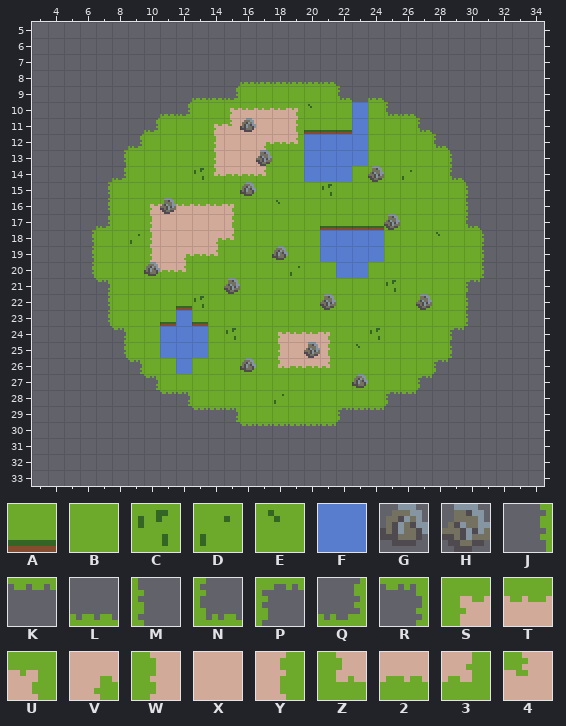
Level history. Tiled map: assets/data/map1.tmx. The first picture shows the starting point.
Cells are 8x8 px. Shown: x 3..34, y 5..33. The old version is drawn lined up with the new one.
Key: from "tileset": A 0, B 1, C 2, D 3, E 4, F 25, G 50, H 51, J 75, K 76, L 77, M 78, N 79, P 80, Q 81, R 82, S 100, T 101, U 102, V 103, W 125, X 126, Y 127, Z 150, 2 151, 3 152, 4 155.
_ is an empty cell.
Layer "background" before, first column x 3:
 5 ________________________________
 6 ________________________________
 7 ________________________________
 8 _____________LLLLLL_____________
 9 __________LLQBBBBBBN_L__________
10 ________LQBBSTTTUEBB_BNL________
11 _______QBBBS4XXXYAAA_BBBN_______
12 ______QBBBBWXXV23____BBBBN______
13 _____JBBBBBWXXYBB____BBBBBM_____
14 _____QBBBBCZ223BB___BBBDBBN_____
15 ____JBBBBBBBBBBBBBCBBBBBBBBM____
16 ____JBBSTTTTUBBEBBBBBBBBBBBM____
17 ____QBBWXXXXYBBBBBAAAABBBBBN____
18 ___JBBDWXXXV3BBBBB____BBBEBBM___
19 ___JBBBWXV23BBBCBB____BBBBBBM___
20 ___JBBBZ23BBBBBBDBB__BBBBBBBM___
21 ____RBBBBBBBBBBBBBBBBBCBBBBP____
22 ____JBBBBACBBBBBBBBBBBBBBBBM____
23 ____JBBBA_ABBBBBBBBBBBBBBBBM____
24 _____RBB___BCBBSTTUBBCBBBBP_____
25 _____JBB___BBBBWXXYBEBBBBBM_____
26 ______RBB_BBBBBZ223BBBBBBP______
27 _______RBBBBBBBBBBBBBBBBP_______
28 ________KRBBBBBDBBBBBBPK________
29 __________KKRBBBBBBPKK__________
30 _____________KKKKKK_____________
31 ________________________________
32 ________________________________
33 ________________________________
Layer "water" before, first column x 3:
 5 ________________________________
 6 ________________________________
 7 ________________________________
 8 ________________________________
 9 ________________________________
10 ____________________F___________
11 ____________________F___________
12 _________________FFFF___________
13 _________________FFFF___________
14 _________________FFF____________
15 ________________________________
16 ________________________________
17 ________________________________
18 __________________FFFF__________
19 __________________FFFF__________
20 ___________________FF___________
21 ________________________________
22 ________________________________
23 _________F______________________
24 ________FFF_____________________
25 ________FFF_____________________
26 _________F______________________
27 ________________________________
28 ________________________________
29 ________________________________
30 ________________________________
31 ________________________________
32 ________________________________
33 ________________________________
Layer "rocks" before, first column x 3:
 5 ________________________________
 6 ________________________________
 7 ________________________________
 8 ________________________________
 9 ________________________________
10 ________________________________
11 _____________G__________________
12 ________________________________
13 ______________H_________________
14 _____________________H__________
15 _____________G__________________
16 ________H_______________________
17 ______________________H_________
18 ________________________________
19 _______________G________________
20 _______G________________________
21 ____________H___________________
22 __________________H_____H_______
23 ________________________________
24 ________________________________
25 _________________H______________
26 _____________G__________________
27 ____________________G___________
28 ________________________________
29 ________________________________
After:
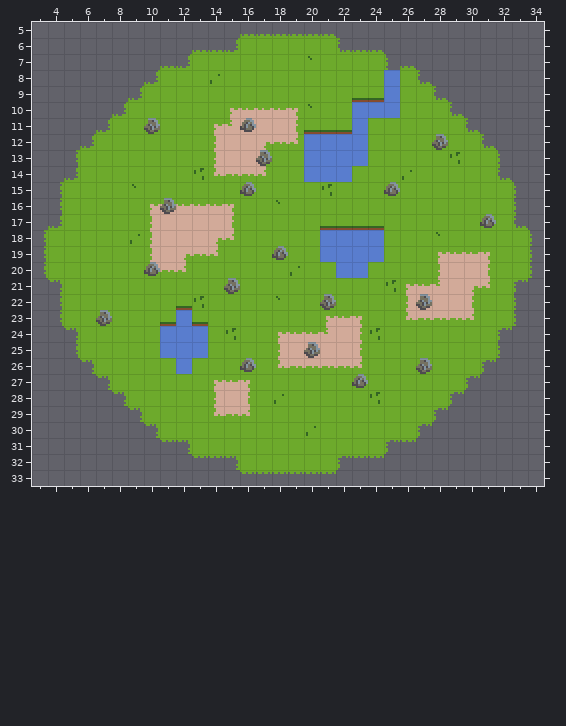
What changed:
Changed rows in their new state; . is an unchanged cell.
map size 116x132 -> 40x40 cells (old content now starts at 4,-1; both pictures use the new coordinates)
Layer "background":
first column x 4:
 6 ............BBBBBB............
 7 .........BBBBBBBEBBBB.........
 8 .......BBBDBBBBBBBBBB.B.......
 9 ......BBBBBB......BAA.BB......
10 .....BBBB...........__BBB.....
11 ....BBB................BBB....
12 ...BBB..................BBB...
13 ..BBB....................CBB..
14 ..BBB....................BBB..
15 .BBB.E....................BBB.
16 .BBB......................BBB.
17 .BBB......................BBB.
18 BBB........................BBB
19 BBB.....................STTUBB
20 BBB.....................WXXYBB
21 .BBB..................ST4XV3B.
22 .BBB..........E.......WXXXYBB.
23 .BBB.............STU..Z2223BB.
24 ..BBB............4XY.....BBB..
25 ..BBB............XXY.....BBB..
26 ...BBB...........223....BBB...
27 ....BBB...STU..........BBB....
28 .....BBBB.WXY.......CBBBB.....
29 ......BBBBZ23.....BBBBBB......
30 .......BBBBBBBBBDBBBBBB.......
31 .........BBBBBBBBBBBB.........
32 ............BBBBBB............
Layer "water":
first column x 3:
 5 .............LLLLLL.............
 6 ..........LLQ......NLL..........
 7 ........LQ............ML........
 8 .......Q..............F.N.......
 9 ......Q...............F..N......
10 .....Q...............FF...N.....
11 ....Q......................N....
12 ...Q........................N...
13 ..J..........................M..
14 ..Q..........................N..
15 .J............................M.
16 .J............................M.
17 .Q............................N.
18 J..............................M
19 J..............................M
20 J..............................M
21 .R............................P.
22 .J............................M.
23 .J............................M.
24 ..R..........................P..
25 ..J..........................M..
26 ...R........................P...
27 ....R......................P....
28 .....R....................P.....
29 ......R..................P......
30 .......R................P.......
31 ........KR............PK........
32 ..........KKR......PKK..........
33 .............KKKKKK.............
Layer "rocks":
first column x 10:
11 H.....................
12 ..................H...
14 .............._.......
15 ...............G......
17 ..............._.....G
first column x 7:
23 H....................
26 ....................H
